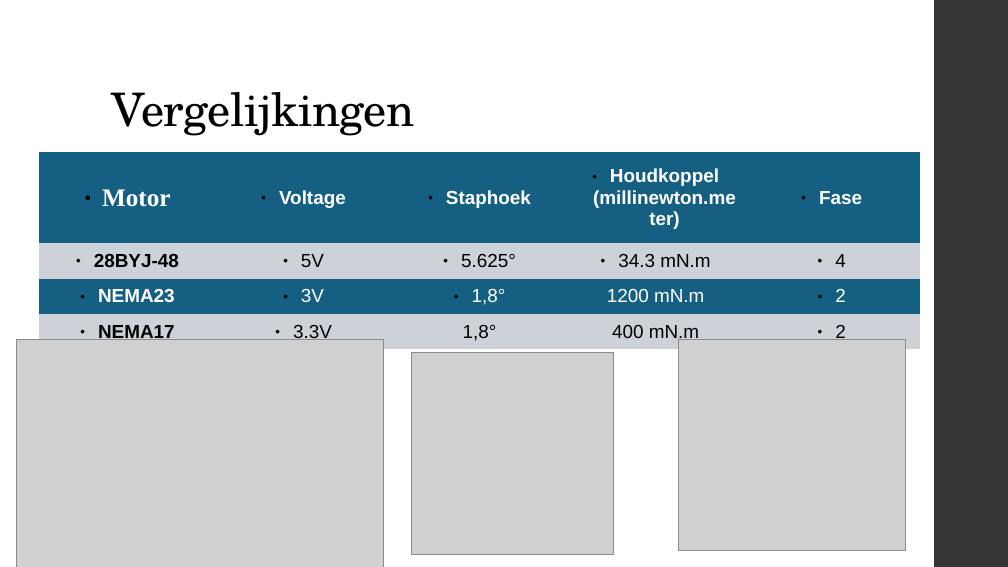
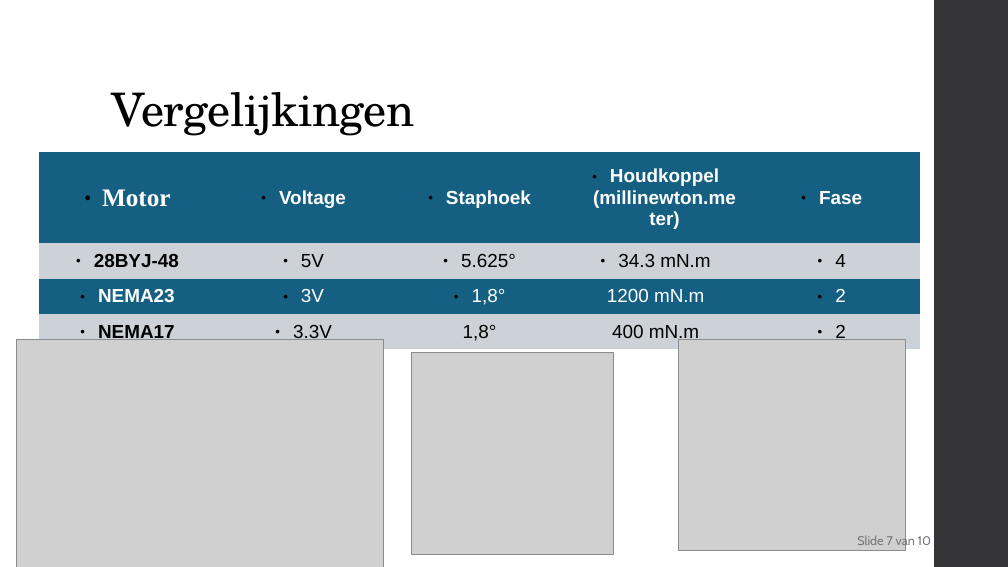
Before and after one commit to delamiro/Embedded-Stepper-Motor, a slide deck: slide 7 of docs/presentatie.odp. Drawn at 1008x567 pixels with LibreOffice and Linux fonts; fonts in the diff are those of the drawing; grey boxes stand for pictures. Boxes give left, top, right and bottom in pixels: in the first picture for what was removed or moved away, otherwise in the second. Text is boxed around its words. In the diff, an @@ line names an element or a change of style, - is before the commit and + after.

```diff
--- a/docs/presentatie.odp
+++ b/docs/presentatie.odp
@@ text added at (x1=857, y1=534, x2=931, y2=548), 12 pt, text #767676 @@
+Slide 7 van 10
```
Also in this commit, not shown: 1 slide removed.
